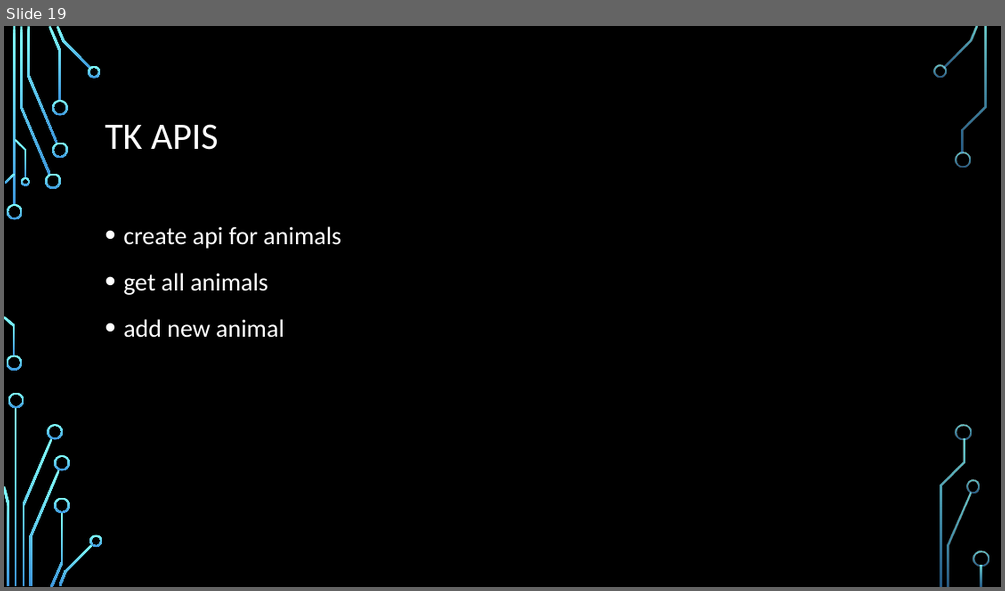
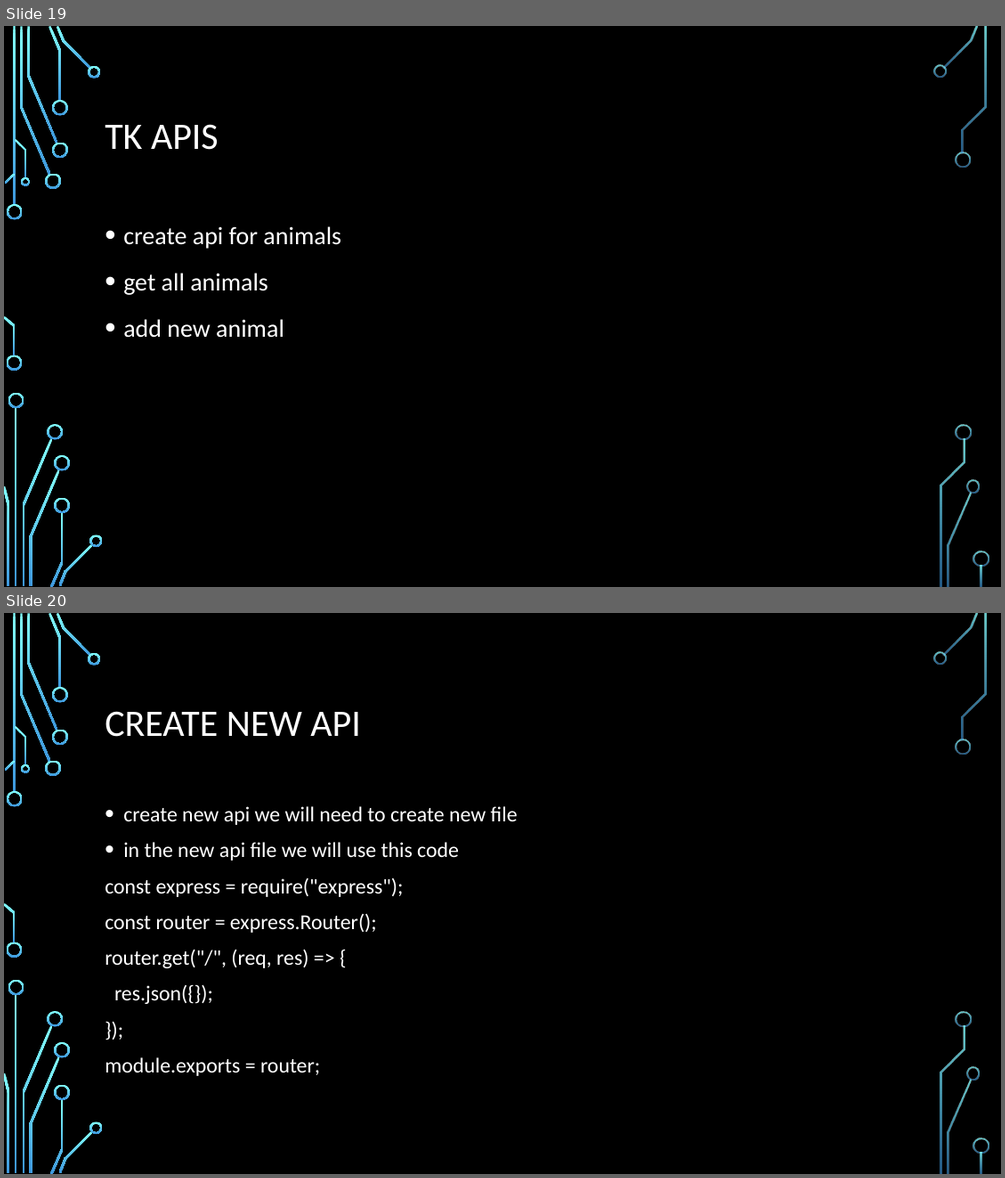
Before and after one commit to Rlss91/hu_morning_nodejs_W011121MR, a slide deck: docs/node js.pptx. Shown one above the other, each under a label of ours: slide 19 before the commit, slides 19 and 20 after it. The pictures are 1005x591 and 1005x1178 pixels, drawn with LibreOffice and Linux fonts; fonts in the diff are those of the drawing; background and template pictures are left out. Boxes give left, top, right and bottom in pixels: in the first picture for what was removed or moved away, otherwise in the second. Text is boxed around its words. In the diff, an @@ line names an element or a change of style, - is before the commit and + after.

```diff
--- a/docs/node js.pptx
+++ b/docs/node js.pptx
@@ slide 20 added at [4,613,1001,1174], background picture (left out); not listed: 36 template elements that a slide beside it also shows @@
@@ title added at [105,711,360,737], 36 pt, text #FFFFFF @@
+CREATE NEW API
@@ text added at [105,806,518,1076], 20.4 pt, text #FFFFFF @@
+• create new api we will need to create new file
+• in the new api file we will use this code
+const express = require("express");
+const router = express.Router();
+router.get("/", (req, res) => {
+res.json({});
+});
+module.exports = router;
```
Also in this commit, not shown: 1 other slide added.
